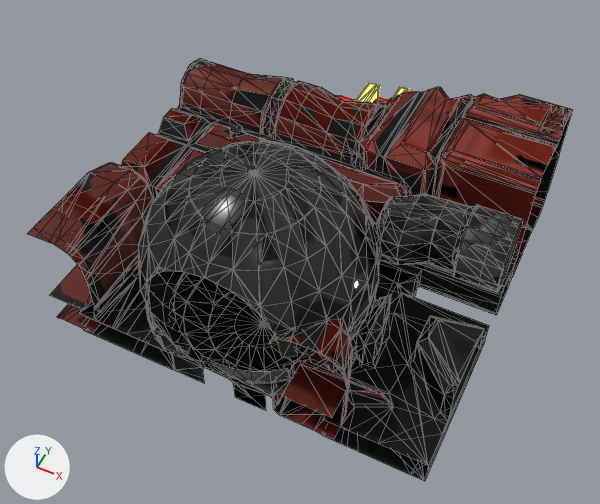
Renders of the glTF model public/models/enemies/newsht-5.glb from each side of a commit.
One viewpoint serves both versions: a camera (50 mm lens) standing at (1.27, -2.93, 3.43) and looking at (0.01, -0.41, 0.28). Arrows for +X, +Y and +Z are at lower left; the lights stay in place. The older version comes first. Mesh edges are drawn as thin lines. Vertices at exactly the same position are counted once.

Script lines for the objects in view, before the commit:
```python
me_newsht_5 = bpy.data.meshes.new('newsht-5')
me_newsht_5.from_pydata(...)  # 1426 vertices, 2204 faces; spans x -1.0..1.0, y -1.17..1.02, z 0.03..1.07
me_newsht_5.materials.append(mat_pal_71_nsht39b_red71_newsht_5)
me_newsht_5.materials.append(mat_pal_69_nsht39b_red69_newsht_5)
me_newsht_5.materials.append(mat_pal_1_nsht39b_floor_newsht_5)
me_newsht_5.materials.append(mat_pal_1_nsht39b_ink_newsht_5)
me_newsht_5.materials.append(mat_pal_5_nsht39b_grey5_newsht_5)
me_newsht_5.materials.append(mat_pal_4_nsht39b_grey4_newsht_5)
me_newsht_5.materials.append(mat_pal_2_nsht39b_stem_newsht_5)
me_newsht_5.materials.append(mat_pal_3_nsht39b_orb_newsht_5)
me_newsht_5.materials.append(mat_pal_117_nsht39b_bed_newsht_5)  # red #9e0800, glowing red #e11000
me_newsht_5.materials.append(mat_pal_122_nsht39b_vane_newsht_5)  # orange #eb8a18, glowing orange #ff961b
me_newsht_5.materials.append(mat_pal_125_nsht39b_vanehot_newsht_5)  # yellow #ffe73c, glowing yellow #ffe73c
me_newsht_5.materials.append(mat_pal_7_nsht39b_rim_newsht_5)
me_newsht_5_outline = bpy.data.meshes.new('newsht-5_outline')
me_newsht_5_outline.from_pydata(...)  # 1107 vertices, 1939 faces; spans x -1.0..1.0, y -1.17..1.02, z 0.03..1.07
me_newsht_5_outline.materials.append(mat_outline_shell)  # black #000000
ob_newsht_5 = bpy.data.objects.new('newsht-5', me_newsht_5)
ob_newsht_5.location = (0.0, 0.0, 0.0)
ob_newsht_5_outline = bpy.data.objects.new('newsht-5_outline', me_newsht_5_outline)
ob_newsht_5_outline.location = (0.0, 0.0, 0.0)
```
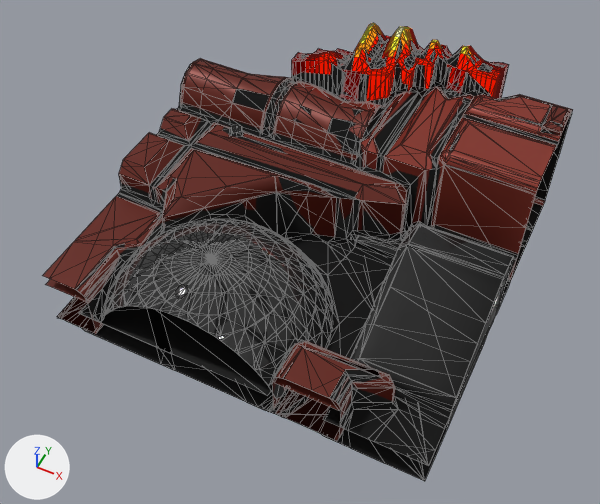
Location of each change, (x1, y1, x2, y2) in pixels of the pictures (600 x 504 px; the box of a moved part takes in the faces that stretch with it):
'newsht-5', reshaped (6% taller)
    before: (27, 59, 573, 479)
    after: (42, 23, 573, 470)
'newsht-5_outline', reshaped (9% taller)
    before: (29, 63, 573, 481)
    after: (46, 24, 573, 481)
part 1 of me_newsht_5, rebuilt (26% shorter)
    before: (138, 141, 379, 383)
    after: (101, 219, 332, 399)
part 2 of me_newsht_5, rebuilt (13% shorter)
    before: (27, 163, 154, 318)
    after: (42, 196, 163, 331)
part 3 of me_newsht_5, rebuilt (mostly hidden before)
    before: (337, 96, 389, 102)
    after: (291, 23, 509, 101)
part 4 of me_newsht_5, added
    after: (262, 389, 309, 418)
part 5 of me_newsht_5, added
    after: (350, 224, 513, 428)
part 6 of me_newsht_5, deleted
    before: (50, 83, 523, 420)
part 7 of me_newsht_5, moved or reshaped
    before: (269, 317, 393, 425)
    after: (45, 238, 395, 440)
part 8 of me_newsht_5, surface changed
    before: (57, 59, 568, 443)
    after: (57, 59, 568, 465)
part 9 of me_newsht_5_outline, moved or reshaped
    before: (29, 64, 573, 479)
    after: (46, 24, 573, 479)

Patch to the scene script:
```diff
--- a/public/models/enemies/newsht-5.glb.py
+++ b/public/models/enemies/newsht-5.glb.py
@@ mat_pal_3_nsht39b_block_newsht_5 @@
+mat_pal_3_nsht39b_block_newsht_5 = bpy.data.materials.new('pal_3_nsht39b-block-newsht-5')
+# colours: black #282828
+# uses the picture img_newsht_5_colour
+# uses the picture img_newsht_5_rm
@@ me_newsht_5 @@
-me_newsht_5.from_pydata(...)  # 1426 vertices, 2204 faces; spans x -1.0..1.0, y -1.17..1.02, z 0.03..1.07
+me_newsht_5.from_pydata(...)  # 2073 vertices, 3571 faces; spans x -1.0..1.0, y -1.17..1.0, z 0.03..0.95
+# me_newsht_5 part 1: the loose piece of 259 vertices spanning x -0.6..0.52, y -1.17..-0.18, z 0.03..1.07 is rebuilt with 350 vertices and now spans x -0.82..0.35, y -1.17..-0.27, z 0.03..0.58
+# me_newsht_5 part 2: the loose piece of 45 vertices spanning x -1.0..-0.71, y -1.17..-0.55, z 0.16..0.66 is rebuilt with 27 vertices and now spans x -1.0..-0.67, y -1.17..-0.5, z 0.07..0.37
+# me_newsht_5 part 3: the loose piece of 38 vertices spanning x -0.52..0.6, y 0.4..1.01, z 0.08..0.49 is rebuilt with 987 vertices and now spans x -0.5..0.58, y 0.42..1.0, z 0.08..0.95
+# me_newsht_5 part 4: a new loose piece of 30 vertices spanning x 0.18..0.38, y -1.17..-0.87, z 0.03..0.08, in mat_pal_3_nsht39b_orb_newsht_5
+# me_newsht_5 part 5: a new loose piece of 25 vertices spanning x 0.48..1.0, y -0.88..-0.12, z 0.04..0.49
+# me_newsht_5 part 6: 16 loose pieces with 457 vertices, spanning x -1.0..1.0, y -1.17..1.02, z 0.04..0.82, are deleted
+# me_newsht_5 part 7: 1 vertex moved within x 0.25, y -0.96, z 0.17; 51 vertices removed from x -0.67..0.75, y -1.17..-0.79, z 0.07..0.66; 78 vertices added at x -1.0..0.75, y -1.17..-0.12, z 0.03..0.37
+# me_newsht_5 part 8: 831 kept faces spanning x -1.0..1.0, y -1.17..0.83, z 0.03..0.79 get new texture (UV) coordinates
 me_newsht_5.materials.append(mat_pal_71_nsht39b_red71_newsht_5)
@@ me_newsht_5 @@
 me_newsht_5.materials.append(mat_pal_1_nsht39b_ink_newsht_5)
-me_newsht_5.materials.append(mat_pal_5_nsht39b_grey5_newsht_5)
-me_newsht_5.materials.append(mat_pal_4_nsht39b_grey4_newsht_5)
 me_newsht_5.materials.append(mat_pal_2_nsht39b_stem_newsht_5)
 me_newsht_5.materials.append(mat_pal_3_nsht39b_orb_newsht_5)
-me_newsht_5.materials.append(mat_pal_117_nsht39b_bed_newsht_5)  # red #9e0800, glowing red #e11000
-me_newsht_5.materials.append(mat_pal_122_nsht39b_vane_newsht_5)  # orange #eb8a18, glowing orange #ff961b
-me_newsht_5.materials.append(mat_pal_125_nsht39b_vanehot_newsht_5)  # yellow #ffe73c, glowing yellow #ffe73c
 me_newsht_5.materials.append(mat_pal_7_nsht39b_rim_newsht_5)
+me_newsht_5.materials.append(mat_pal_114_nsht39b_fl114_newsht_5)  # dark red #510000
+me_newsht_5.materials.append(mat_pal_117_nsht39b_fl117_newsht_5)  # red #9e0800, glowing red #9e0800
+me_newsht_5.materials.append(mat_pal_119_nsht39b_fl119_newsht_5)  # red #d31400, glowing red #d31400
+me_newsht_5.materials.append(mat_pal_122_nsht39b_fl122_newsht_5)  # orange #eb8a18, glowing orange #eb8a18
+me_newsht_5.materials.append(mat_pal_124_nsht39b_fl124_newsht_5)  # yellow #fbcb30, glowing yellow #fbcb30
+me_newsht_5.materials.append(mat_pal_126_nsht39b_fl126_newsht_5)  # yellow #fffb96, glowing yellow #fffb96
+me_newsht_5.materials.append(mat_pal_3_nsht39b_block_newsht_5)
@@ me_newsht_5_outline @@
-me_newsht_5_outline.from_pydata(...)  # 1107 vertices, 1939 faces; spans x -1.0..1.0, y -1.17..1.02, z 0.03..1.07
+me_newsht_5_outline.from_pydata(...)  # 937 vertices, 1659 faces; spans x -1.0..1.0, y -1.17..1.0, z 0.02..0.95
+# me_newsht_5_outline part 9: 5 vertices moved within x -1.0..0.59, y -0.2..0.67, z 0.08..0.53; 901 vertices removed from x -1.0..1.0, y -1.17..1.02, z 0.03..1.07; 731 vertices added at x -1.0..1.0, y -1.17..1.0, z 0.02..0.95
 me_newsht_5_outline.materials.append(mat_outline_shell)
```
